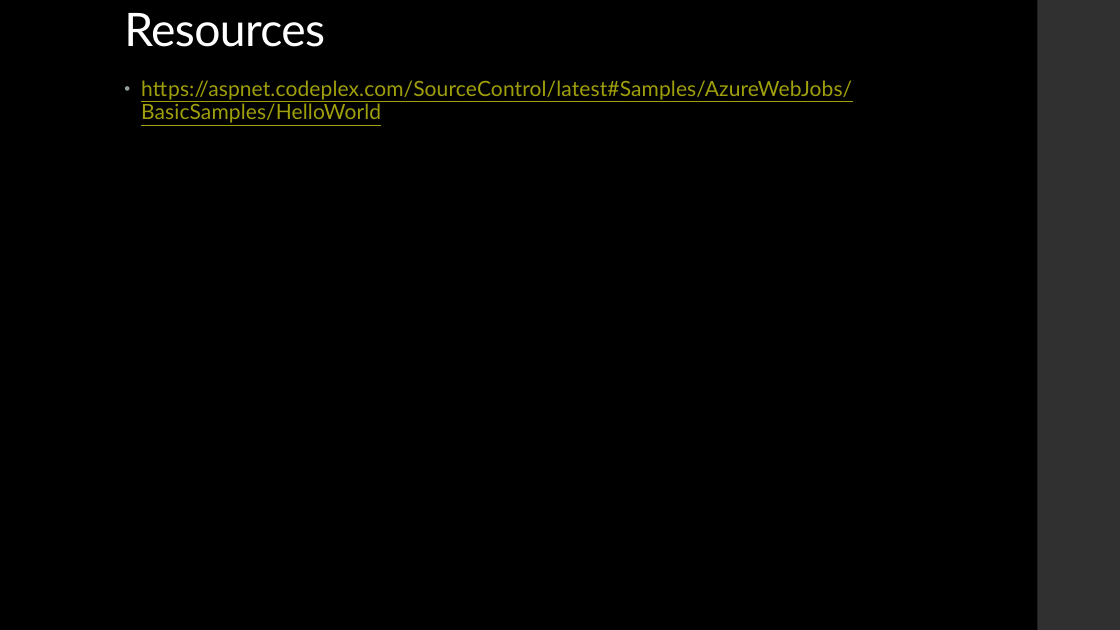
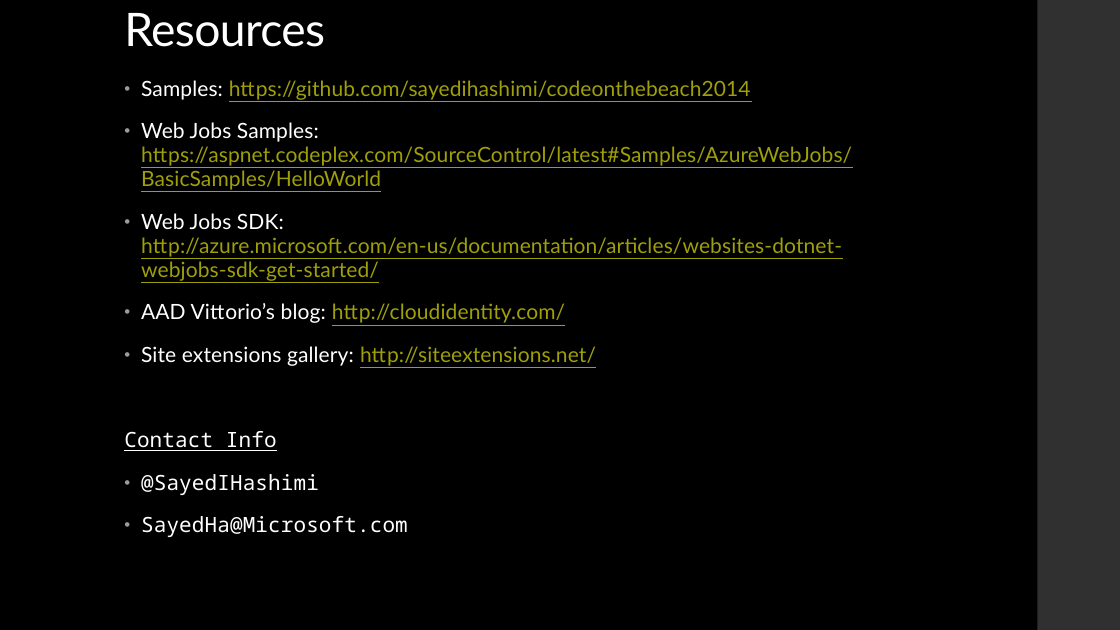
Before and after one commit to sayedihashimi/codeonthebeach2014, a slide deck: slide 11 of asp.net-and-azure.pptx (slide 10 before the commit). Drawn at 1120x630 pixels with LibreOffice and Linux fonts; fonts in the diff are those of the drawing. Boxes give left, top, right and bottom in pixels: in the first picture for what was removed or moved away, otherwise in the second. Text is boxed around its words. In the diff, an @@ line names an element or a change of style, - is before the commit and + after.

```diff
--- a/asp.net-and-azure.pptx
+++ b/asp.net-and-azure.pptx
@@ text at (x1=124, y1=80, x2=852, y2=537): text changed @@
-• https://aspnet.codeplex.com/SourceControl/latest#Samples/AzureWebJobs/BasicSamples/HelloWorld
+• Samples: https://github.com/sayedihashimi/codeonthebeach2014
+• Web Jobs Samples: https://aspnet.codeplex.com/SourceControl/latest#Samples/AzureWebJobs/BasicSamples/HelloWorld
+• Web Jobs SDK: http://azure.microsoft.com/en-us/documentation/articles/websites-dotnet-webjobs-sdk-get-started/
+• AAD Vittorio’s blog: http://cloudidentity.com/
+• Site extensions gallery: http://siteextensions.net/
+Contact Info
+• @SayedIHashimi
+• SayedHa@Microsoft.com
```
Also in this commit, not shown: 3 other slides changed, 1 slide added.
